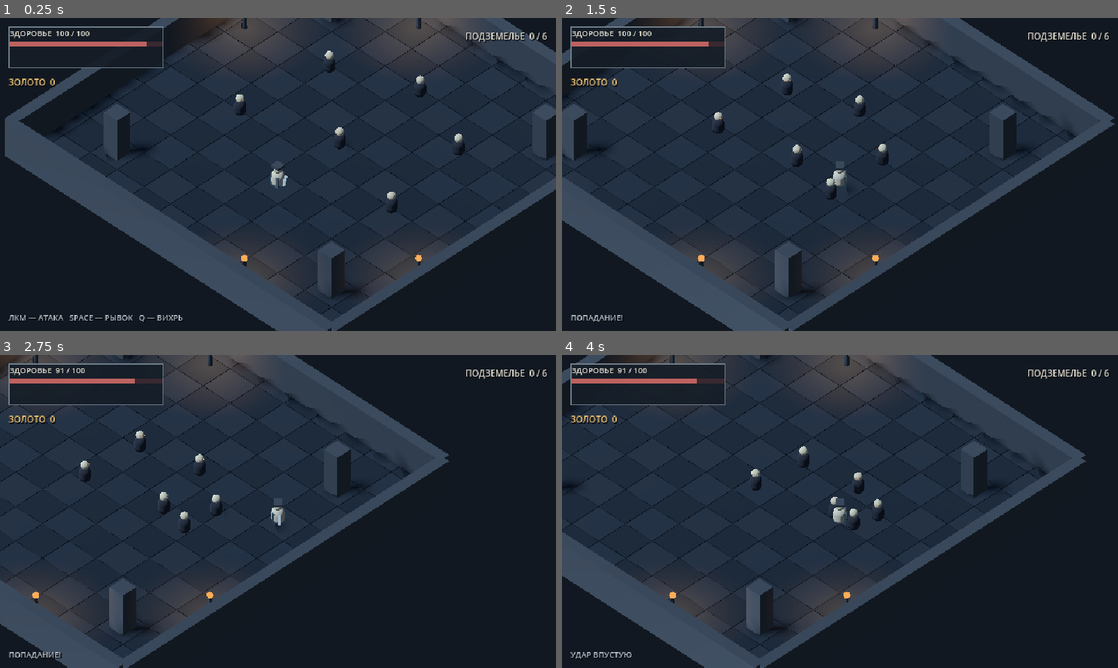
Above: before the commit, frames 1-4 (two rows, left to right).
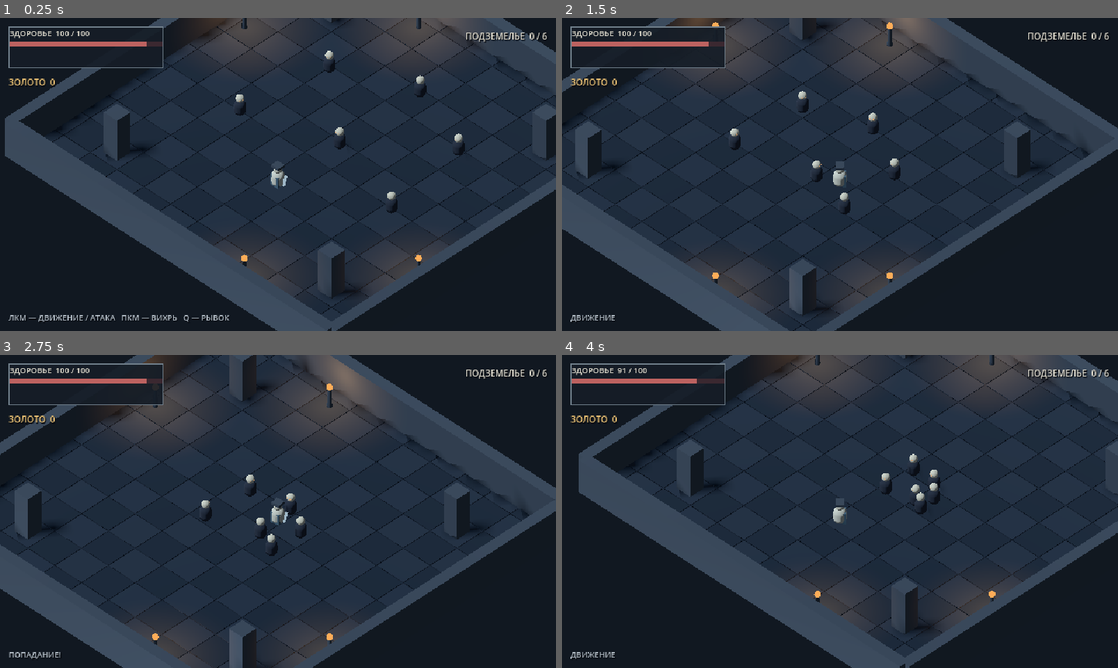
Above: after the commit, the same moments.

Repository: Blyaprint/new-1-bit-kuznya
Game: Godot game, scene res://scenes/action_rpg.tscn
Same seed, same stepped clock (60 frames per second), same inputs: the game is played once before the commit and once after it.
Inputs (mouse positions are in pixels of both pictures, inside the frame that each line leads up to):
- Up to frame 1 (0.25 s): no input
- Up to frame 2 (1.5 s): tap Enter at 0.5 s; move the mouse to (962, 158) at 0.52 s; hold D (move_right) 0.53-1.25 s; tap Q at 0.6 s; click (962, 158) at 0.67 s; tap Space at 0.77, 1.07 s; tap E at 0.8 s; drag from (728, 190) to (812, 237) at 1.27 s
- Up to frame 3 (2.75 s): move the mouse to (333, 442) at 2.02 s; hold D (move_right) from 2.03 s (still down); tap Space at 2.1 s; click (333, 442) at 2.17 s; tap Q at 2.3 s
- Up to frame 4 (4 s): release D (move_right) at 2.75 s; drag from (812, 574) to (673, 464) at 2.77 s; move the mouse to (1006, 558) at 3.52 s; hold A (move_left) from 3.53 s (still down); tap E at 3.6 s; click (1006, 558) at 3.67 s; tap Space at 3.77, 3.8 s

The runs differ from the first frame. In frame 1, 0.4% of the frame differs, in the area x 6-42%, y 94-98%; in frame 2, 16%; in frame 3, 40%; in frame 4, 42%, in the area x 0-100%, y 0-100%.

Commit message:
Add Diablo-style mouse movement and target combat

Diff:
--- a/scripts/action_rpg.gd
+++ b/scripts/action_rpg.gd
@@ -15,6 +15,9 @@
 var dash_time := 0.0
 var invulnerability := 0.0
 var skill_cooldown := 0.0
+var move_target := Vector3.ZERO
+var has_move_target := false
+var attack_target: Node3D = null
 var gold := 0
 var defeated := 0
 var game_over := false
@@ -330,7 +333,7 @@
 	objective_label.offset_top = 14
 	objective_label.horizontal_alignment = HORIZONTAL_ALIGNMENT_RIGHT
 	layer.add_child(objective_label)
-	status_label = _hud_label("ЛКМ — АТАКА   SPACE — РЫВОК   Q — ВИХРЬ", 9, Color("#b9c3cc"))
+	status_label = _hud_label("ЛКМ — ДВИЖЕНИЕ / АТАКА   ПКМ — ВИХРЬ   Q — РЫВОК", 9, Color("#b9c3cc"))
 	status_label.anchor_top = 1.0
 	status_label.anchor_bottom = 1.0
 	status_label.offset_left = 10
@@ -377,12 +380,35 @@
 func _physics_process(delta: float) -> void:
 	if paused or game_over or player == null:
 		return
-	var input_vector := Input.get_vector("move_left", "move_right", "move_forward", "move_back")
-	var camera_right := camera.global_transform.basis.x
-	var camera_forward := -camera.global_transform.basis.z
-	camera_right.y = 0.0
-	camera_forward.y = 0.0
-	var move_dir := (camera_right.normalized() * input_vector.x) + (camera_forward.normalized() * -input_vector.y)
+	var move_dir := Vector3.ZERO
+	if attack_target != null and is_instance_valid(attack_target):
+		var to_enemy := attack_target.global_position - player.global_position
+		to_enemy.y = 0.0
+		if to_enemy.length() > 1.7:
+			move_dir = to_enemy.normalized()
+		else:
+			player.look_at(player.global_position + to_enemy.normalized(), Vector3.UP)
+			if attack_cooldown <= 0.0:
+				_attack_target()
+	else:
+		attack_target = null
+		if has_move_target:
+			var to_point := move_target - player.global_position
+			to_point.y = 0.0
+			if to_point.length() > 0.18:
+				move_dir = to_point.normalized()
+			else:
+				has_move_target = false
+		# WASD remains as an optional alternative to mouse movement.
+		var keyboard := Input.get_vector("move_left", "move_right", "move_forward", "move_back")
+		if keyboard.length() > 0.1:
+			var camera_right := camera.global_transform.basis.x
+			var camera_forward := -camera.global_transform.basis.z
+			camera_right.y = 0.0
+			camera_forward.y = 0.0
+			move_dir = (camera_right.normalized() * keyboard.x) + (camera_forward.normalized() * -keyboard.y)
+			move_dir = move_dir.normalized()
+			has_move_target = false
 	if move_dir.length() > 0.05:
 		move_dir = move_dir.normalized()
 		player.look_at(player.global_position + move_dir, Vector3.UP)
@@ -396,15 +422,18 @@
 	if event is InputEventKey and event.pressed and not event.echo:
 		if event.keycode == KEY_ESCAPE:
 			paused = not paused
-			status_label.text = "ПАУЗА — ESC ДЛЯ ПРОДОЛЖЕНИЯ" if paused else "ЛКМ — АТАКА   SPACE — РЫВОК   Q — ВИХРЬ"
+			status_label.text = "ПАУЗА — ESC ДЛЯ ПРОДОЛЖЕНИЯ" if paused else "ЛКМ — ДВИЖЕНИЕ / АТАКА   ПКМ — ВИХРЬ   Q — РЫВОК"
 		elif event.keycode == KEY_R and game_over:
 			get_tree().reload_current_scene()
-		elif event.keycode == KEY_SPACE and dash_cooldown <= 0.0:
+		elif (event.keycode == KEY_Q or event.keycode == KEY_SPACE) and dash_cooldown <= 0.0:
 			_dash()
-		elif event.keycode == KEY_Q and skill_cooldown <= 0.0:
+		elif event.keycode == KEY_E and skill_cooldown <= 0.0:
 			_spin_attack()
-	if event is InputEventMouseButton and event.button_index == MOUSE_BUTTON_LEFT and event.pressed:
-		_attack()
+	if event is InputEventMouseButton and event.pressed:
+		if event.button_index == MOUSE_BUTTON_LEFT:
+			_handle_left_click()
+		elif event.button_index == MOUSE_BUTTON_RIGHT:
+			_spin_attack()
 
 func _face_toward_mouse() -> void:
 	if camera == null or player == null:
@@ -421,6 +450,14 @@
 
 func _dash() -> void:
 	var direction := Vector3(player.velocity.x, 0, player.velocity.z).normalized()
+	if direction.length() < 0.1 and attack_target != null and is_instance_valid(attack_target):
+		direction = attack_target.global_position - player.global_position
+		direction.y = 0.0
+		direction = direction.normalized()
+	if direction.length() < 0.1 and has_move_target:
+		direction = move_target - player.global_position
+		direction.y = 0.0
+		direction = direction.normalized()
 	if direction.length() < 0.1:
 		direction = -player.global_transform.basis.z
 	dash_time = 0.22
@@ -429,21 +466,47 @@
 	player.velocity.z = direction.z * 13.0
 	invulnerability = 0.28
 
-func _attack() -> void:
-	if attack_cooldown > 0.0 or game_over or paused:
+func _handle_left_click() -> void:
+	if game_over or paused:
+		return
+	var mouse_pos := get_viewport().get_mouse_position()
+	var selected_enemy: Node3D = null
+	var nearest_screen_distance := 42.0
+	for enemy_data in enemies:
+		var enemy_node: Node3D = enemy_data["node"]
+		var enemy_screen_pos := camera.unproject_position(enemy_node.global_position + Vector3.UP * 0.45)
+		var screen_distance := enemy_screen_pos.distance_to(mouse_pos)
+		if screen_distance < nearest_screen_distance:
+			nearest_screen_distance = screen_distance
+			selected_enemy = enemy_node
+	if selected_enemy != null:
+		attack_target = selected_enemy
+		has_move_target = false
+		status_label.text = "ЦЕЛЬ ВЫБРАНА"
+		return
+	attack_target = null
+	var ray_origin := camera.project_ray_origin(mouse_pos)
+	var ray_direction := camera.project_ray_normal(mouse_pos)
+	var ground_hit = Plane(Vector3.UP, 0.0).intersects_ray(ray_origin, ray_direction)
+	if ground_hit != null:
+		move_target = ground_hit
+		move_target.x = clampf(move_target.x, -10.7, 10.7)
+		move_target.z = clampf(move_target.z, -10.7, 10.7)
+		has_move_target = true
+		status_label.text = "ДВИЖЕНИЕ"
+
+func _attack_target() -> void:
+	if attack_cooldown > 0.0 or attack_target == null or not is_instance_valid(attack_target):
 		return
 	attack_cooldown = 0.42
-	_face_toward_mouse()
-	var facing := -player.global_transform.basis.z
-	var hit_any := false
 	for i in range(enemies.size() - 1, -1, -1):
-		var enemy_node: Node3D = enemies[i]["node"]
-		var offset: Vector3 = enemy_node.global_position - player.global_position
-		var flat := Vector3(offset.x, 0, offset.z)
-		if flat.length() <= 2.1 and facing.dot(flat.normalized()) > 0.15:
+		if enemies[i]["node"] == attack_target:
 			_damage_enemy(i, 1)
-			hit_any = true
-	status_label.text = "ПОПАДАНИЕ!" if hit_any else "УДАР ВПУСТУЮ"
+			status_label.text = "ПОПАДАНИЕ!"
+			if attack_target == null or not is_instance_valid(attack_target):
+				attack_target = null
+			return
+	attack_target = null
 
 func _spin_attack() -> void:
 	if game_over or paused:
